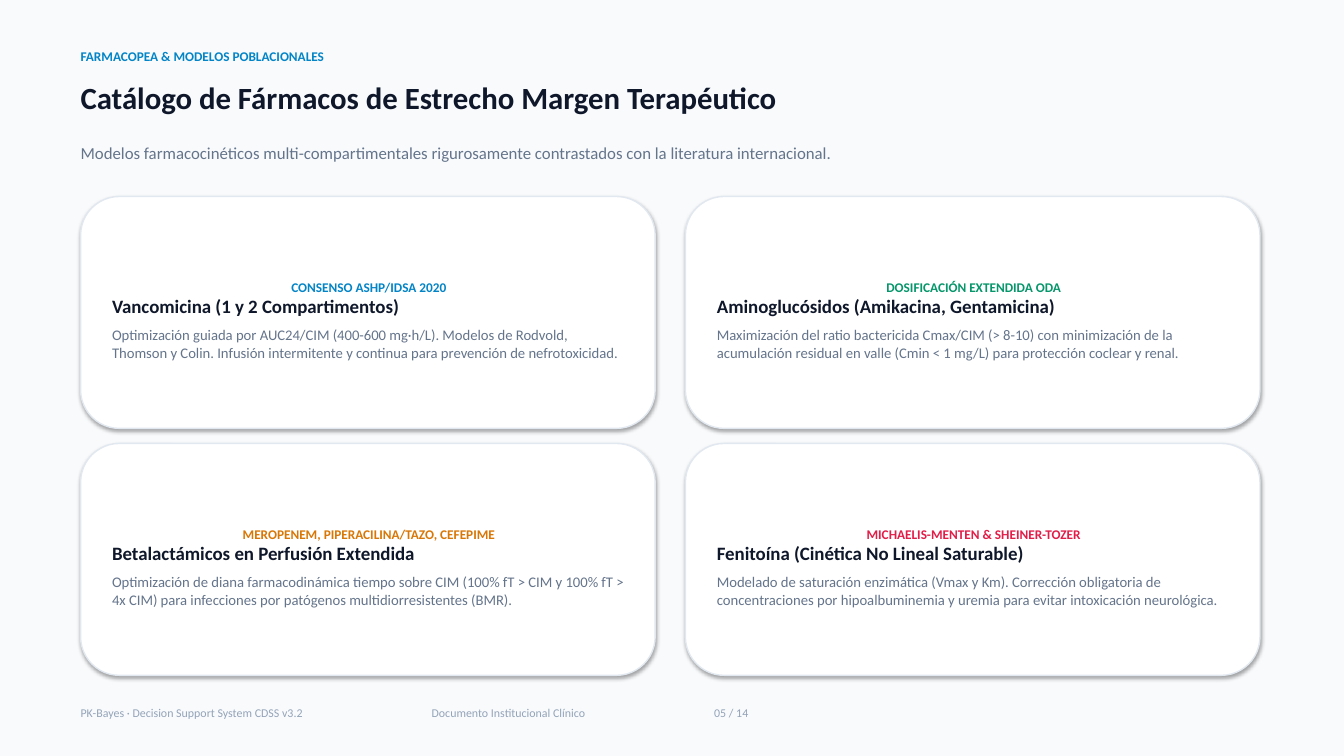
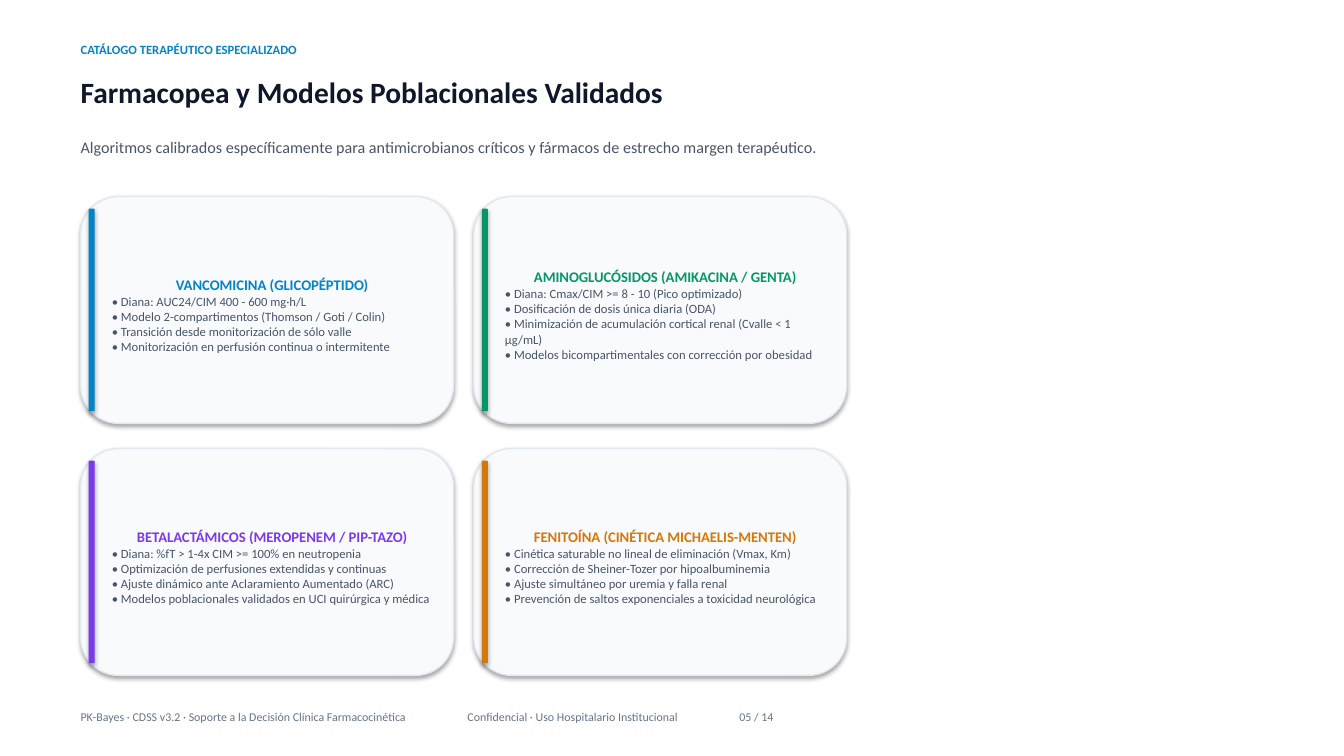
Before and after one commit to PutrefactoSama/Pk-Bayes-Web, a slide deck: slide 5 of assets/docs/PK-Bayes_Presentacion_Clinica_Institucional.pptx. Drawn at 1344x756 pixels with LibreOffice and Linux fonts; fonts in the diff are those of the drawing. Boxes give left, top, right and bottom in pixels: in the first picture for what was removed or moved away, otherwise in the second. Text is boxed around its words. In the diff, an @@ line names an element or a change of style, - is before the commit and + after.

Commit message:
feat(presentation): elevate design with impeccable and ui-ux-pro-max (100% light canvas, scientific charts, double-bezel frames)

```diff
--- a/assets/docs/PK-Bayes_Presentacion_Clinica_Institucional.pptx
+++ b/assets/docs/PK-Bayes_Presentacion_Clinica_Institucional.pptx
@@ background #F8FAFC to #FFFFFF @@
@@ text at box(81, 44, 297, 54): text changed; size 9.5 to 9 pt @@
-FARMACOPEA & MODELOS POBLACIONALES
+CATÁLOGO TERAPÉUTICO ESPECIALIZADO
@@ text at box(81, 82, 663, 108): text changed; size 22 to 21 pt @@
-Catálogo de Fármacos de Estrecho Margen Terapéutico
+Farmacopea y Modelos Poblacionales Validados
@@ text at box(81, 142, 816, 156): text changed; size 12 to 11.5 pt; text colour #64748B to #475569 @@
-Modelos farmacocinéticos multi-compartimentales rigurosamente contrastados con la literatura internacional.
+Algoritmos calibrados específicamente para antimicrobianos críticos y fármacos de estrecho margen terapéutico.
@@ rounded rectangle "VANCOMICINA (GLICOPÉPTIDO)": place and size @@
-rounded rectangle "VANCOMICINA (GLICOPÉPTIDO)" at box(81, 197, 655, 429)
+rounded rectangle "VANCOMICINA (GLICOPÉPTIDO)" at box(81, 197, 454, 423)
@@ rounded rectangle "VANCOMICINA (GLICOPÉPTIDO)" at box(81, 197, 454, 423): fill #FFFFFF to #F8FAFC @@
@@ rounded rectangle added at box(89, 209, 95, 411), fill #0284C7 @@
@@ rounded rectangle added at box(474, 197, 847, 423), fill #F8FAFC, outline #E2E8F0 1 pt, 9 pt, text #475569 @@
+AMINOGLUCÓSIDOS (AMIKACINA / GENTA)
+• Diana: Cmax/CIM >= 8 - 10 (Pico optimizado)
+• Dosificación de dosis única diaria (ODA)
+• Minimización de acumulación cortical renal (Cvalle < 1 µg/mL)
+• Modelos bicompartimentales con corrección por obesidad
@@ rounded rectangle added at box(482, 209, 488, 411), fill #059669 @@
@@ rounded rectangle removed at box(686, 197, 1260, 429) @@
-DOSIFICACIÓN EXTENDIDA ODA
-Aminoglucósidos (Amikacina, Gentamicina)
-Maximización del ratio bactericida Cmax/CIM (> 8-10) con minimización de la acumulación residual en valle (Cmin < 1 mg/L) para protección coclear y renal.
@@ text in rounded rectangle at box(121, 278, 390, 353): text changed; size 10.5 to 9 pt; text colour #64748B to #475569 @@
-CONSENSO ASHP/IDSA 2020
-Vancomicina (1 y 2 Compartimentos)
-Optimización guiada por AUC24/CIM (400-600 mg·h/L). Modelos de Rodvold, Thomson y Colin. Infusión intermitente y continua para prevención de nefrotoxicidad.
+VANCOMICINA (GLICOPÉPTIDO)
+• Diana: AUC24/CIM 400 - 600 mg·h/L
+• Modelo 2-compartimentos (Thomson / Goti / Colin)
+• Transición desde monitorización de sólo valle
+• Monitorización en perfusión continua o intermitente
@@ rounded rectangle removed at box(81, 444, 655, 676) @@
-MEROPENEM, PIPERACILINA/TAZO, CEFEPIME
-Betalactámicos en Perfusión Extendida
-Optimización de diana farmacodinámica tiempo sobre CIM (100% fT > CIM y 100% fT > 4x CIM) para infecciones por patógenos multidiorresistentes (BMR).
@@ rounded rectangle added at box(81, 449, 454, 676), fill #F8FAFC, outline #E2E8F0 1 pt, 9 pt, text #475569 @@
+BETALACTÁMICOS (MEROPENEM / PIP-TAZO)
+• Diana: %fT > 1-4x CIM >= 100% en neutropenia
+• Optimización de perfusiones extendidas y continuas
+• Ajuste dinámico ante Aclaramiento Aumentado (ARC)
+• Modelos poblacionales validados en UCI quirúrgica y médica
@@ rounded rectangle added at box(474, 449, 847, 676), fill #F8FAFC, outline #E2E8F0 1 pt, 9 pt, text #475569 @@
+FENITOÍNA (CINÉTICA MICHAELIS-MENTEN)
+• Cinética saturable no lineal de eliminación (Vmax, Km)
+• Corrección de Sheiner-Tozer por hipoalbuminemia
+• Ajuste simultáneo por uremia y falla renal
+• Prevención de saltos exponenciales a toxicidad neurológica
@@ rounded rectangle removed at box(686, 444, 1260, 676) @@
-MICHAELIS-MENTEN & SHEINER-TOZER
-Fenitoína (Cinética No Lineal Saturable)
-Modelado de saturación enzimática (Vmax y Km). Corrección obligatoria de concentraciones por hipoalbuminemia y uremia para evitar intoxicación neurológica.
@@ rounded rectangle added at box(89, 461, 95, 663), fill #7C3AED @@
@@ rounded rectangle added at box(482, 461, 488, 663), fill #D97706 @@
@@ text at box(81, 713, 773, 723): text changed; text colour #94A3B8 to #64748B @@
-PK-Bayes · Decision Support System CDSS v3.2 Documento Institucional Clínico 05 / 14
+PK-Bayes · CDSS v3.2 · Soporte a la Decisión Clínica Farmacocinética Confidencial · Uso Hospitalario Institucional 05 / 14
```
Also in this commit, not shown: 2 other slides changed, 11 slides added, 11 slides removed, 7 other files.
